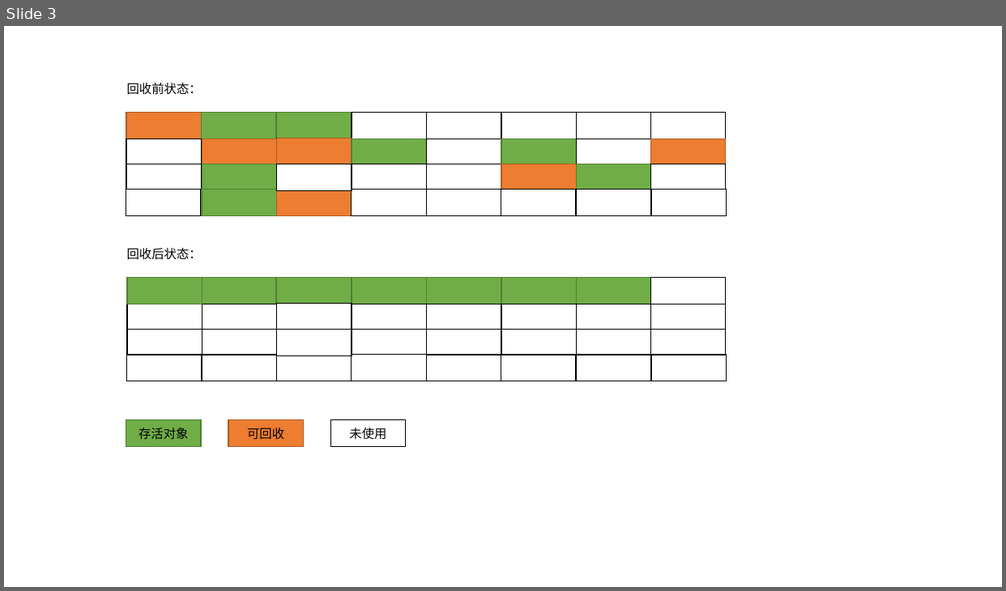
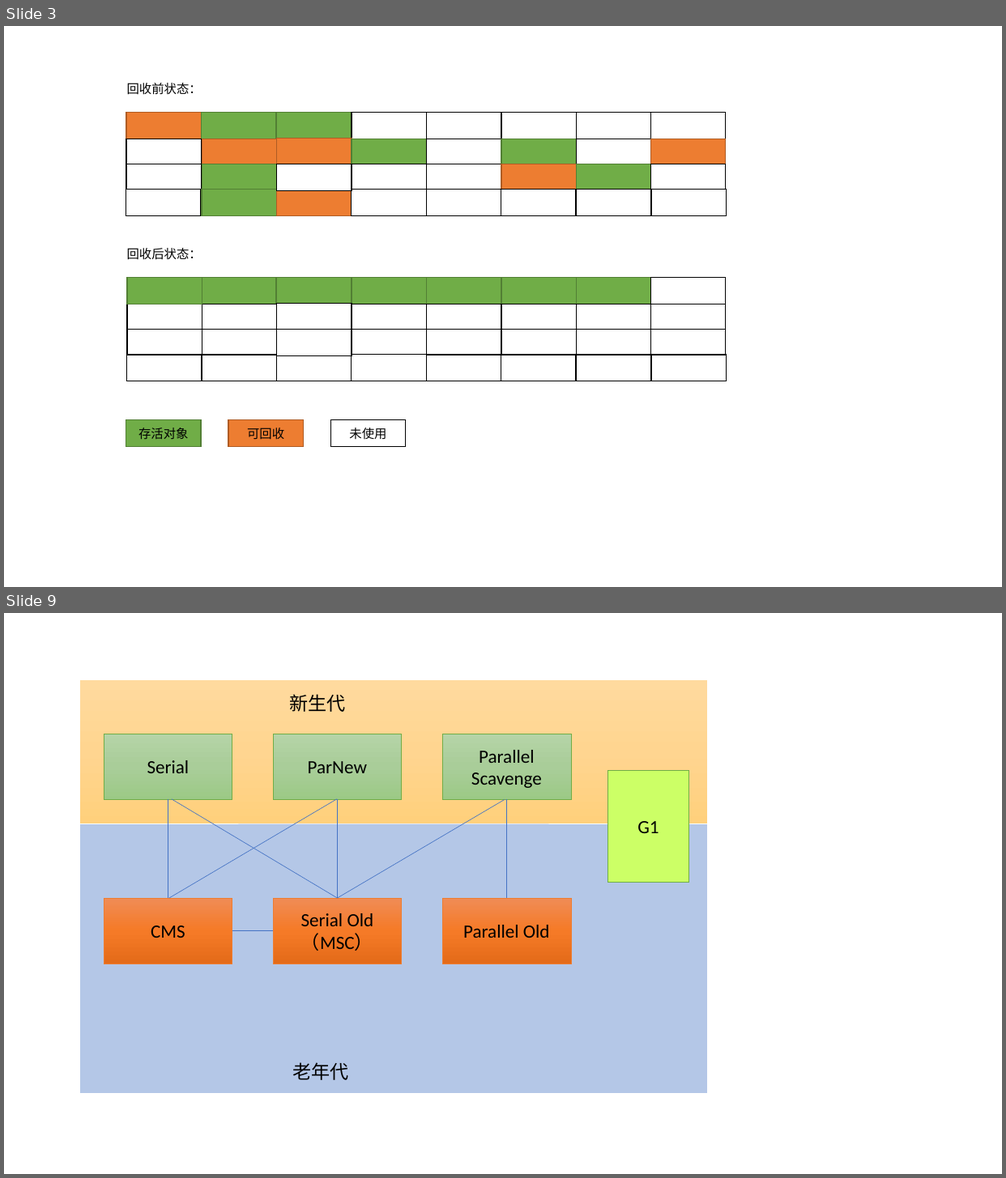
Before and after one commit to zywudev/blog-source, a slide deck: 绘图/图.pptx. Shown one above the other, each under a label of ours: slide 3 before the commit, slides 3 and 9 after it; the slides between them are not shown. The pictures are 1006x591 and 1006x1178 pixels, drawn with LibreOffice and Linux fonts; fonts in the diff are those of the drawing. Boxes give left, top, right and bottom in pixels: in the first picture for what was removed or moved away, otherwise in the second. Text is boxed around its words. In the diff, an @@ line names an element or a change of style, - is before the commit and + after.

```diff
--- a/绘图/图.pptx
+++ b/绘图/图.pptx
@@ slide 9 added at (4,613,1002,1174), background #FFFFFF @@
@@ rectangle added at (79,679,708,824), fill gradient #FFDB9E to #FFD590 to #FFD07C, outline #FFFFFF 0.5 pt @@
@@ text added at (289,694,345,712), 18 pt, text #000000 @@
+新生代
@@ rectangle added at (104,735,232,800), fill gradient #B5D5A7 to #AACE9A to #9CC987, outline #70AD47 0.5 pt, 18 pt, text #000000 @@
+Serial
@@ rectangle added at (273,735,402,800), fill gradient #B5D5A7 to #AACE9A to #9CC987, outline #70AD47 0.5 pt, 18 pt, text #000000 @@
+ParNew
@@ rectangle added at (443,735,572,800), fill gradient #B5D5A7 to #AACE9A to #9CC987, outline #70AD47 0.5 pt, 18 pt, text #000000 @@
+Parallel
+Scavenge
@@ rectangle added at (608,770,689,882), fill #CCFF66, outline #70AD47 0.5 pt, 18 pt, text #000000 @@
+G1
@@ line added from (168, 799) to (168, 898), #4472C4 0.5 pt @@
@@ line added from (337, 799) to (169, 898), #4472C4 0.5 pt @@
@@ line added from (172, 799) to (337, 898), #4472C4 0.5 pt @@
@@ line added from (337, 799) to (337, 898), #4472C4 0.5 pt @@
@@ line added from (505, 799) to (337, 898), #4472C4 0.5 pt @@
@@ line added from (506, 799) to (506, 898), #4472C4 0.5 pt @@
@@ rectangle added at (79,823,709,1093), fill #B4C7E7, outline #FFFFFF 1.5 pt @@
@@ rectangle added at (104,898,232,964), fill gradient #F18C57 to #F67B28 to #E56C19, outline #ED7D31 0.5 pt, 18 pt, text #000000 @@
+CMS
@@ rectangle added at (273,898,402,964), fill gradient #F18C57 to #F67B28 to #E56C19, outline #ED7D31 0.5 pt, 18 pt, text #000000 @@
+Serial Old
+（MSC）
@@ rectangle added at (443,898,572,964), fill gradient #F18C57 to #F67B28 to #E56C19, outline #ED7D31 0.5 pt, 18 pt, text #000000 @@
+Parallel Old
@@ line added from (232, 931) to (273, 931), #4472C4 0.5 pt @@
@@ text added at (293,1063,349,1080), 18 pt, text #000000 @@
+老年代
```
Also in this commit, not shown: 6 other slides added, 5 other files.
